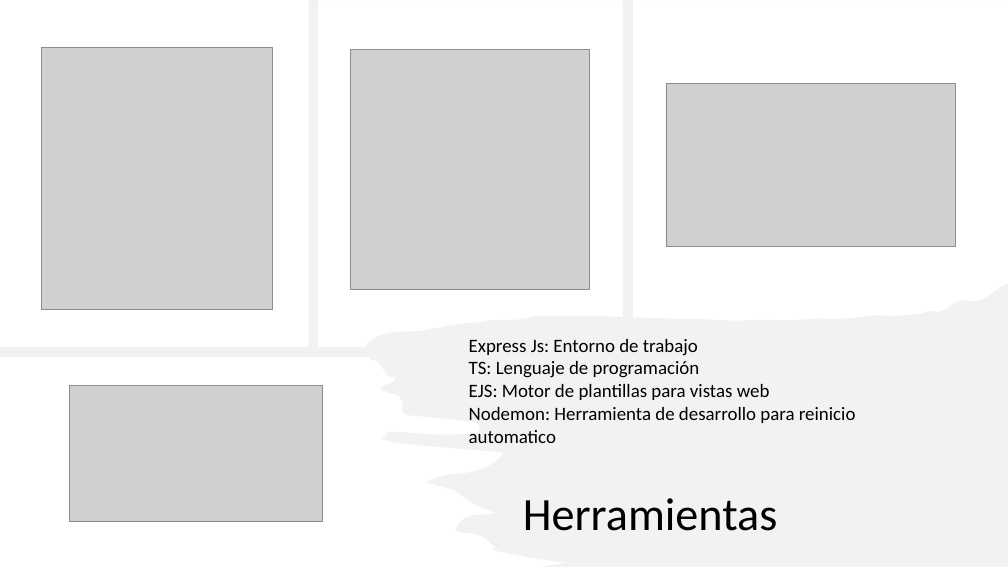
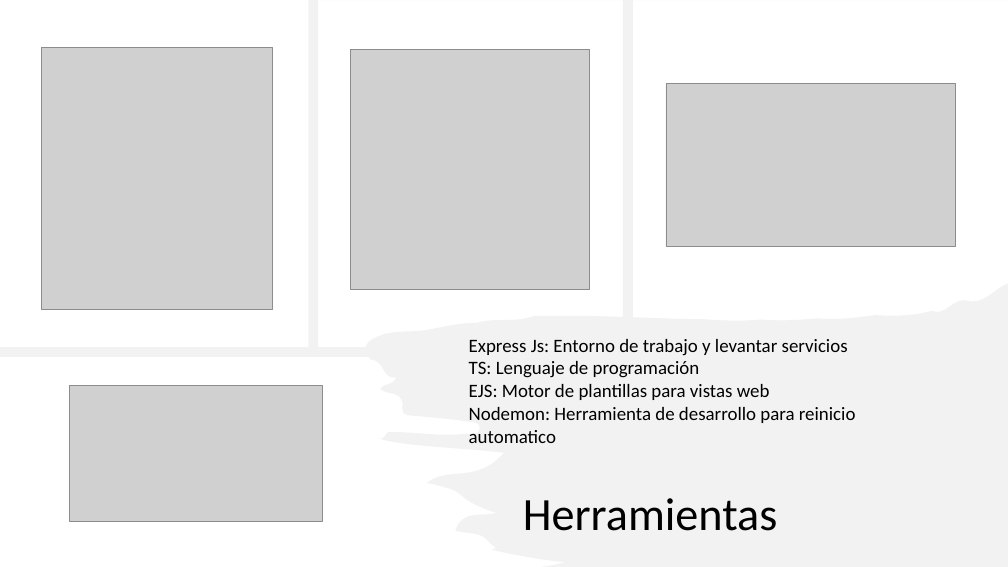
Before and after one commit to EDDchris2017/JISON-INTERPRETE, a slide deck: slide 2 of PresentancionInterprete.pptx. Drawn at 1008x567 pixels with LibreOffice and Linux fonts; fonts in the diff are those of the drawing; grey boxes stand for pictures. Boxes give left, top, right and bottom in pixels: in the first picture for what was removed or moved away, otherwise in the second. Text is boxed around its words. In the diff, an @@ line names an element or a change of style, - is before the commit and + after.

```diff
--- a/PresentancionInterprete.pptx
+++ b/PresentancionInterprete.pptx
@@ text at (469,339,848,356): text changed @@
-Express Js: Entorno de trabajo
+Express Js: Entorno de trabajo y levantar servicios
```
Also in this commit, not shown: 1 other slide changed, 3 other files.
